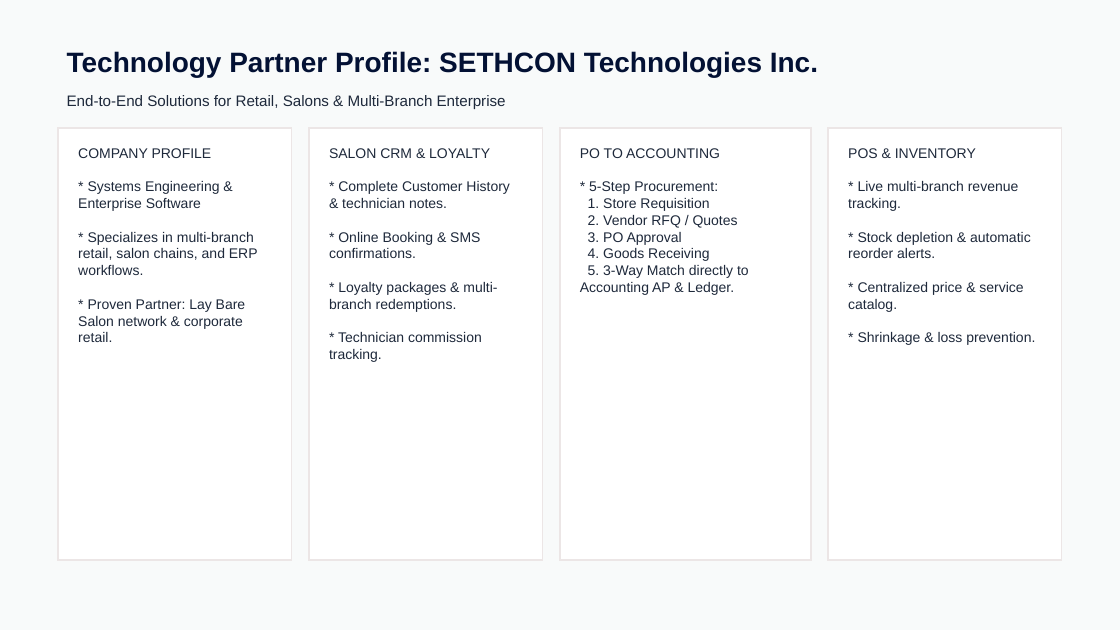
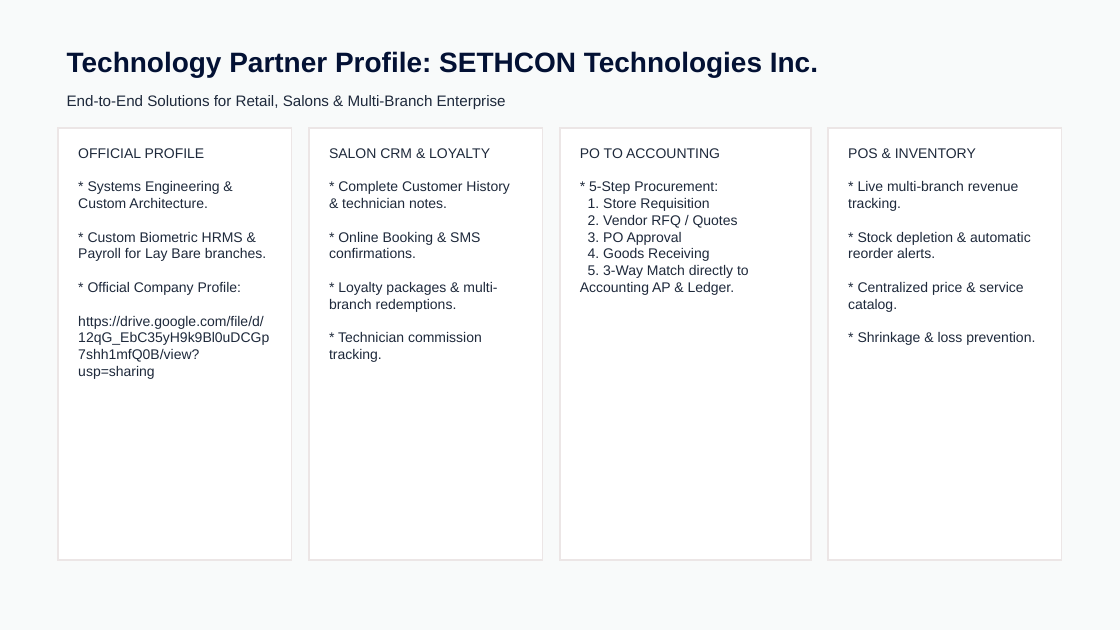
Before and after one commit to jasonvelasquez1410/laybare-payroll-system, a slide deck: slide 2 of ALRAJJ_LEGACY_Payroll_Demo_Presentation.pptx. Drawn at 1120x630 pixels with LibreOffice and Linux fonts; fonts in the diff are those of the drawing. Boxes give left, top, right and bottom in pixels: in the first picture for what was removed or moved away, otherwise in the second. Text is boxed around its words. In the diff, an @@ line names an element or a change of style, - is before the commit and + after.

Commit message:
feat: link official Sethcon Company Profile (Google Drive) and tailor narrative to Lay Bare custom payroll partnership in presentation and app

```diff
--- a/ALRAJJ_LEGACY_Payroll_Demo_Presentation.pptx
+++ b/ALRAJJ_LEGACY_Payroll_Demo_Presentation.pptx
@@ text at [78,148,269,379]: text changed @@
-COMPANY PROFILE
-* Systems Engineering & Enterprise Software
-* Specializes in multi-branch retail, salon chains, and ERP workflows.
-* Proven Partner: Lay Bare Salon network & corporate retail.
+OFFICIAL PROFILE
+* Systems Engineering & Custom Architecture.
+* Custom Biometric HRMS & Payroll for Lay Bare branches.
+* Official Company Profile:
+https://drive.google.com/file/d/12qG_EbC35yH9k9Bl0uDCGp7shh1mfQ0B/view?usp=sharing
```
Also in this commit, not shown: 3 other files.
